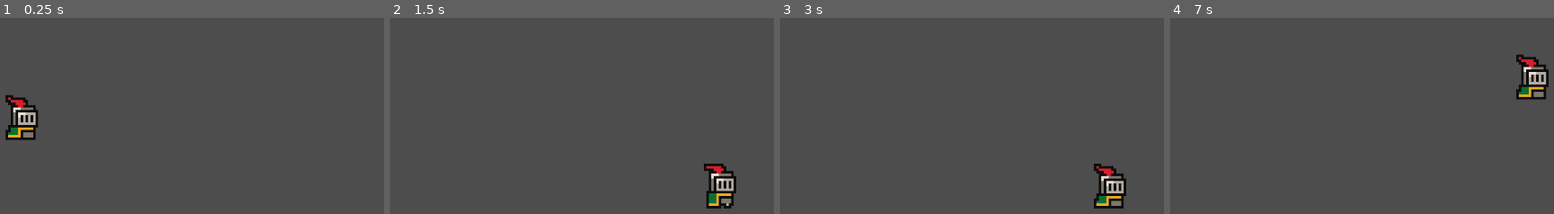
Above: before the commit, frames 1-4 (left to right).
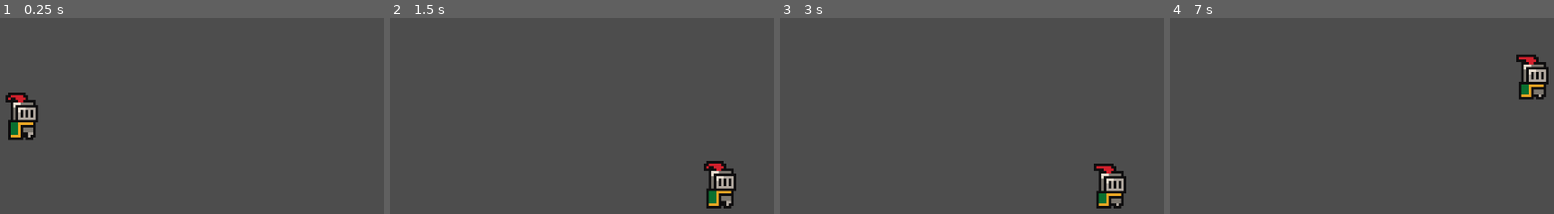
Above: after the commit, the same moments.

Repository: peeryo/BrackeysPlatformer
Game: Godot game, scene res://scenes/game.tscn
Same seed, same stepped clock (60 frames per second), same inputs: the game is played once before the commit and once after it.
Inputs:
- Up to frame 1 (0.25 s): no input
- Up to frame 2 (1.5 s): tap Enter (ui_accept) at 0.5, 0.77 s; hold Right (ui_right) from 0.53 s (still down)
- Up to frame 3 (3 s): tap Enter (ui_accept) at 1.52, 2 s; release Right (ui_right) at 2.03 s; hold Left (ui_left) 2.03-2.78 s; hold Right (ui_right) from 2.78 s (still down)
- Up to frame 4 (7 s): tap Enter (ui_accept) at 3.02, 3.5, 3.77, 4.25, 4.52, 5, 5.75, 6.02, 6.77 s; release Right (ui_right) at 4.28 s; hold Left (ui_left) 4.28-5.03 s; hold Right (ui_right) 5.03-5.78 s; hold Left (ui_left) from 5.78 s (still down)

The runs differ from the first frame. In frame 1, 1.0% of the frame differs, in the area x 1-10%, y 38-63%; in frame 2, 0.8%; in frame 3, 0.8%; in frame 4, 0.8%.

Commit message:
Anything changes?

Diff:
--- a/scenes/player.tscn
+++ b/scenes/player.tscn
@@ -50,6 +50,8 @@
 sprite_frames = SubResource("SpriteFrames_tuyoq")
 animation = &"idle"
 autoplay = "idle"
+frame = 1
+frame_progress = 0.972968
 
 [node name="CollisionShape2D" type="CollisionShape2D" parent="."]
 position = Vector2(0, -5)
